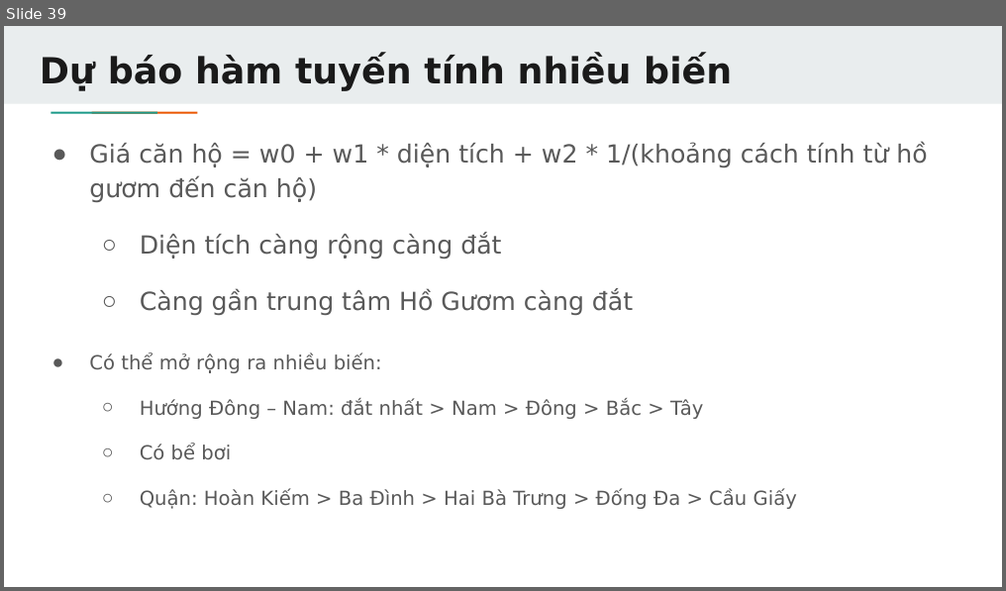
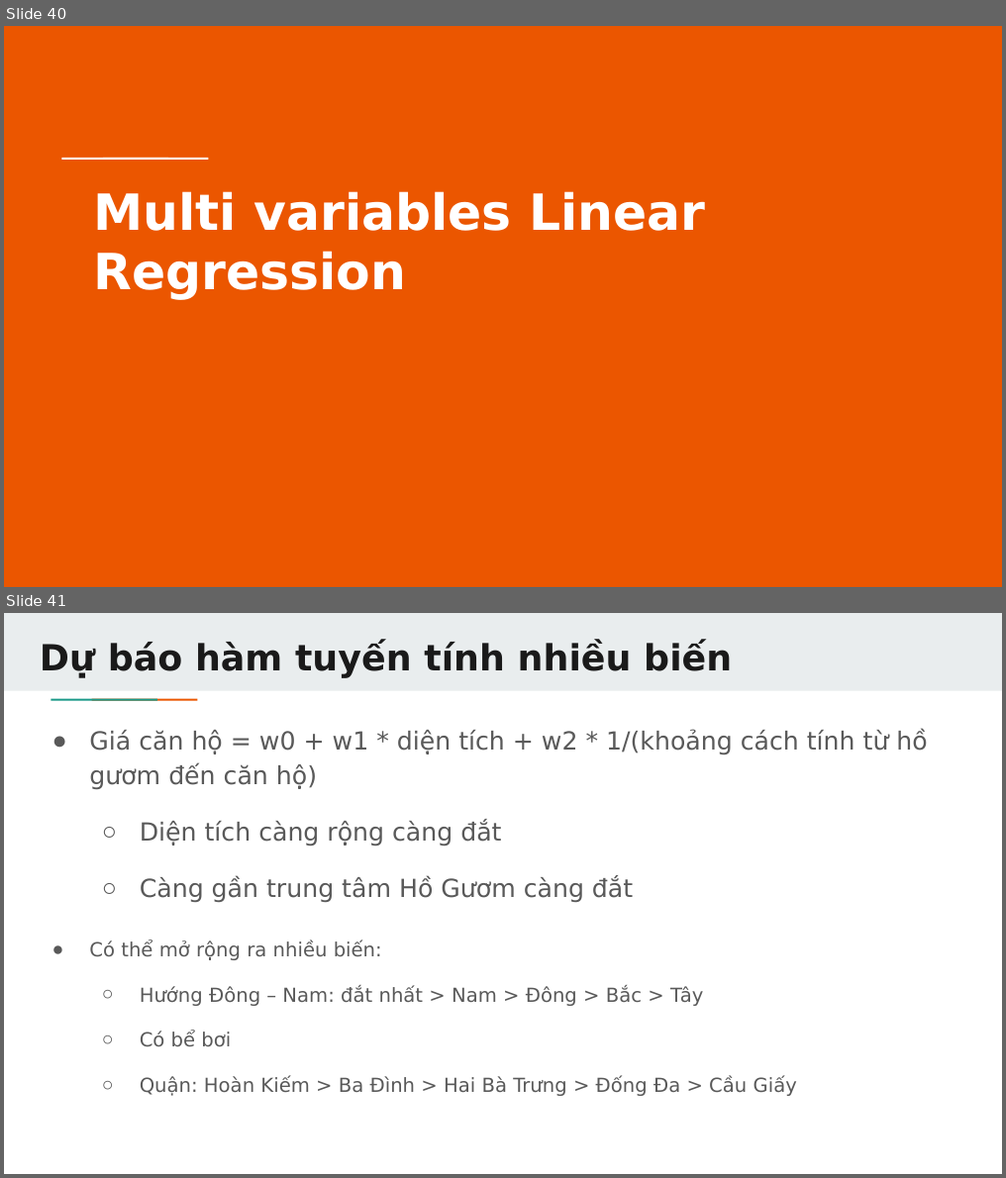
Before and after one commit to TechMaster/LearnAI, a slide deck: LinearRegression/LinearRegression.pptx. Shown one above the other, each under a label of ours: slide 39 before the commit, slides 40 and 41 after it. The pictures are 1006x591 and 1006x1178 pixels, drawn with LibreOffice and Linux fonts; fonts in the diff are those of the drawing. Boxes give left, top, right and bottom in pixels: in the first picture for what was removed or moved away, otherwise in the second. Text is boxed around its words. In the diff, an @@ line names an element or a change of style, - is before the commit and + after.

```diff
--- a/LinearRegression/LinearRegression.pptx
+++ b/LinearRegression/LinearRegression.pptx
@@ slide 40 added at (x1=4, y1=26, x2=1002, y2=587), background #EB5600 @@
@@ rectangle added at (x1=95, y1=156, x2=136, y2=161), fill #FFFFFF @@
@@ rectangle added at (x1=135, y1=156, x2=175, y2=161), fill #FFFFFF @@
@@ title added at (x1=93, y1=191, x2=705, y2=300), 36 pt, text #FFFFFF, bold @@
+Multi variables Linear Regression
@@ what was slide 39 is now slide 41 @@
```
Also in this commit, not shown: 2 slides changed, 8 other slides added, 2 slides removed, 24 other files.
